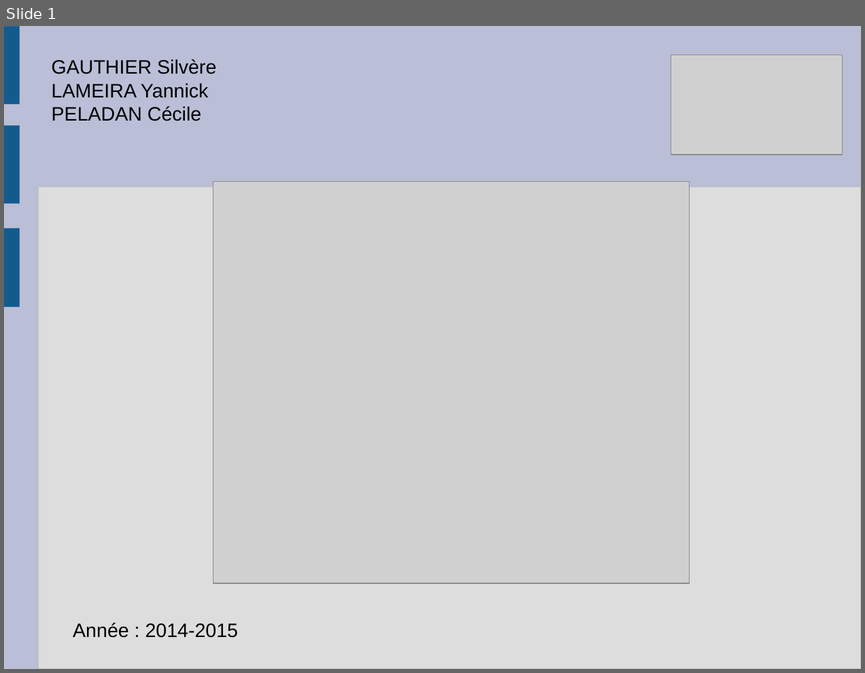
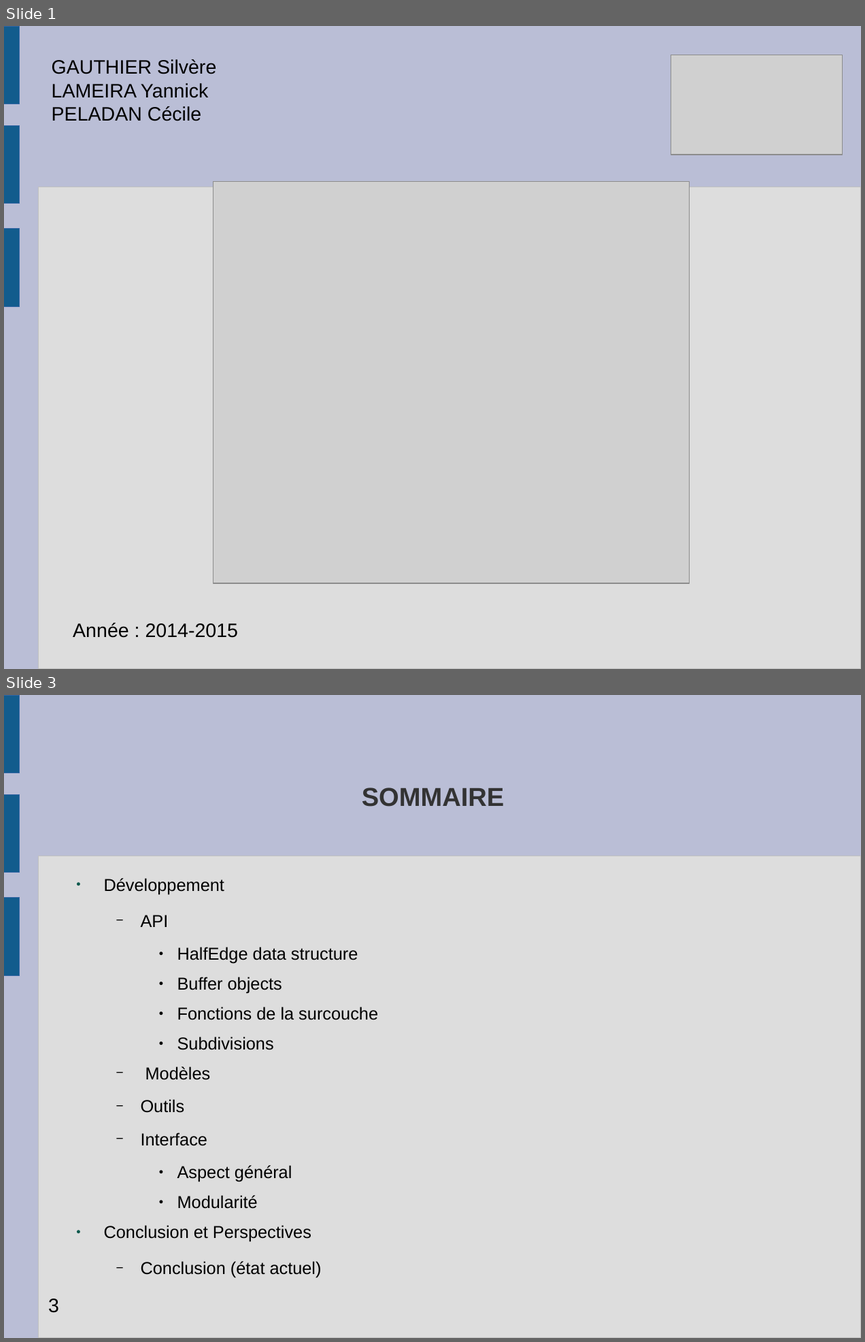
Before and after one commit to slvrgauthier/OpenSculpt, a slide deck: Documentation/Présentation_diapo.odp. Shown one above the other, each under a label of ours: slide 1 before the commit, slides 1 and 3 after it; the slides between them are not shown. The pictures are 865x673 and 865x1342 pixels, drawn with LibreOffice and Linux fonts; fonts in the diff are those of the drawing; grey boxes stand for pictures. Boxes give left, top, right and bottom in pixels: in the first picture for what was removed or moved away, otherwise in the second. Text is boxed around its words. In the diff, an @@ line names an element or a change of style, - is before the commit and + after.

```diff
--- a/Documentation/Présentation_diapo.odp
+++ b/Documentation/Présentation_diapo.odp
@@ slide 3 added at (x1=4, y1=695, x2=861, y2=1338), background #BABED6; not listed: 4 template elements that a slide beside it also shows @@
@@ title added at (x1=362, y1=787, x2=504, y2=807), 24 pt, text #333333, bold @@
+SOMMAIRE
@@ text added at (x1=104, y1=878, x2=378, y2=1278), 16 pt, text #000000 @@
+● Développement
+  − API
+    ● HalfEdge data structure
+    ● Buffer objects
+    ● Fonctions de la surcouche
+    ● Subdivisions
+  − Modèles
+  − Outils
+  − Interface
+    ● Aspect général
+    ● Modularité
+● Conclusion et Perspectives
+  − Conclusion (état actuel)
@@ page number added at (x1=48, y1=1298, x2=59, y2=1312), 18 pt, text #000000 @@
+3
```
Also in this commit, not shown: 1 slide changed, 1 slide removed.
